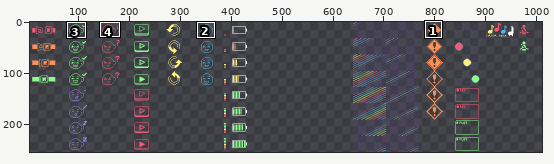
File history of a pixel-art file, level/spaceship/materials/dashboard.aseprite. Above, an overview of the earlier version with the close-up marked.
Close-up. Earlier state:
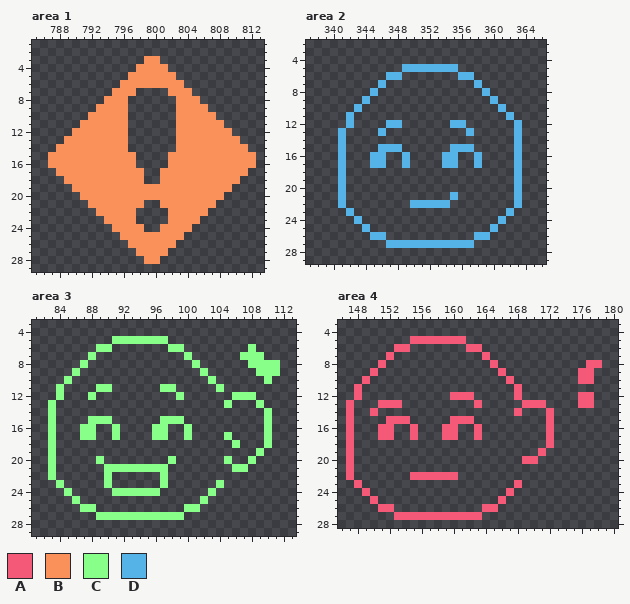
1024x256 pixels, 1 frame. Shown: area 1: x 785..813, y 1..29; area 2: x 337..366, y 2..29; area 3: x 81..113, y 3..29; area 4: x 146..180, y 3..28. The wide view leaves out empty margins. The commit also changed other parts of the picture, which this record leaves out.
Palette (. is transparent): A #f45978  B #fa915a  C #87ff88  D #55b3e7
Pixels before, area 1, first column x 787:
 3 ............BB............
 4 ...........BBBB...........
 5 ..........BBBBBB..........
 6 .........BBBBBBBB.........
 7 ........BBB....BBB........
 8 .......BBB......BBB.......
 9 ......BBBB......BBBB......
10 .....BBBBB......BBBBB.....
11 ....BBBBBB......BBBBBB....
12 ...BBBBBBB......BBBBBBB...
13 ..BBBBBBBB......BBBBBBBB..
14 .BBBBBBBBB......BBBBBBBBB.
15 BBBBBBBBBBB....BBBBBBBBBBB
16 BBBBBBBBBBB....BBBBBBBBBBB
17 .BBBBBBBBBBB..BBBBBBBBBBB.
18 ..BBBBBBBBBB..BBBBBBBBBB..
19 ...BBBBBBBBBBBBBBBBBBBB...
20 ....BBBBBBBBBBBBBBBBBB....
21 .....BBBBBBB..BBBBBBB.....
22 ......BBBBB....BBBBB......
23 .......BBBB....BBBB.......
24 ........BBBB..BBBB........
25 .........BBBBBBBB.........
26 ..........BBBBBB..........
27 ...........BBBB...........
28 ............BB............
Pixels before, area 2, first column x 341:
 5 ........DDDDDDD........
 6 ......DD.......DD......
 7 .....D...........D.....
 8 ....D.............D....
 9 ...D...............D...
10 ..D.................D..
11 .D...................D.
12 .D....DD......DD......D
13 D....D..........D.....D
14 D.....................D
15 D....DDD......DDD.....D
16 D...DD..D....DD..D....D
17 D...DD..D....DD..D....D
18 D.....................D
19 D.....................D
20 D.....................D
21 D.............D.......D
22 D........DDDDD........D
23 .D...................D.
24 ..D.................D..
25 ...D...............D...
26 ....DD...........DD....
27 ......DDDDDDDDDDD......
Pixels before, area 3, first column x 83:
 5 ........CCCCCCC..............
 6 ......CC.......CC........C...
 7 .....C...........C......CCC..
 8 ....C.............C......CCCC
 9 ...C...............C......CCC
10 ..C.................C......C.
11 .C....CC......CC.....C.......
12 .C...C..........C......CCC...
13 C.....................C...C..
14 C..........................C.
15 C....CCC......CCC..........C.
16 C...CC..C....CC..C.........C.
17 C...CC..C....CC..C....C....C.
18 C......................C...C.
19 C.........................C..
20 C.....C........C......C..C...
21 C......CCCCCCCC........CC....
22 C......C......C..............
23 .C.....C......C......C.......
24 ..C.....CCCCCC......C........
25 ...C...............C.........
26 ....CC...........CC..........
27 ......CCCCCCCCCCC............
Pixels before, area 4, first column x 147:
 5 ........AAAAAAA.................
 6 ......AA.......AA...............
 7 .....A...........A..............
 8 ....A.............A...........AA
 9 ...A...............A.........AA.
10 ..A.................A........AA.
11 .A...................A..........
12 .A...........AAA.....A.......AA.
13 A...AAA.........A.....AAA....AA.
14 A..A.................A...A......
15 A....AAA.....AAA.........A......
16 A...AA..A...AA..A........A......
17 A...AA..A...AA..A........A......
18 A........................A......
19 A.......................A.......
20 A.....................AA........
21 A...............................
22 A.......AAAAAA..................
23 .A...................A..........
24 ..A.................A...........
25 ...A...............A............
26 ....AA...........AA.............
27 ......AAAAAAAAAAA...............
After the commit:
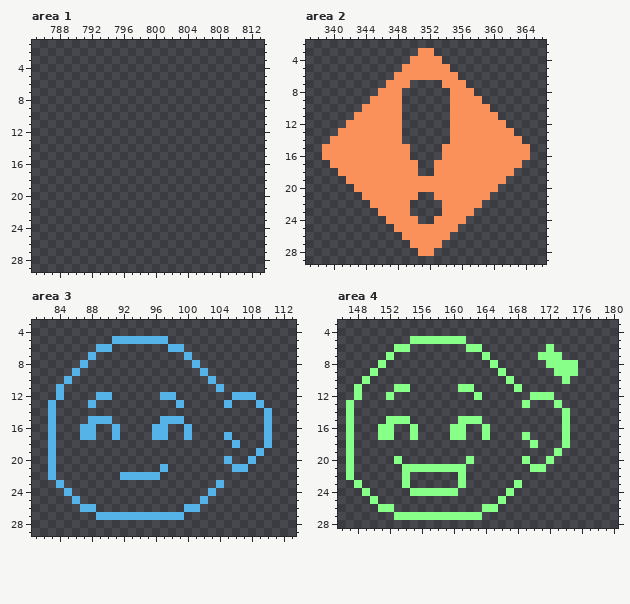
Changes in this commit:
Changed rows in their new state; - is an unchanged pixel.
Area 1:
first column x 787:
 3 ------------..------------
 4 -----------....-----------
 5 ----------......----------
 6 ---------........---------
 7 --------...----...--------
 8 -------...------...-------
 9 ------....------....------
10 -----.....------.....-----
11 ----......------......----
12 ---.......------.......---
13 --........------........--
14 -.........------.........-
15 ...........----...........
16 ...........----...........
17 -...........--...........-
18 --..........--..........--
19 ---....................---
20 ----..................----
21 -----.......--.......-----
22 ------.....----.....------
23 -------....----....-------
24 --------....--....--------
25 ---------........---------
26 ----------......----------
27 -----------....-----------
28 ------------..------------
Area 2:
first column x 339:
 3 ------------BB------------
 4 -----------BBBB-----------
 5 ----------BBBBBB.---------
 6 --------.BBBBBBBB..-------
 7 -------.BBB----BBB-.------
 8 ------.BBB------BBB-.-----
 9 -----.BBBB------BBBB-.----
10 ----.BBBBB------BBBBB-.---
11 ---.BBBBBB------BBBBBB-.--
12 ---BBBBBBB------BBBBBBB-.-
13 --BBBBBBBB------BBBBBBBB.-
14 -BBBBBBBBB------BBBBBBBBB-
15 BBBBBBBBBBB----BBBBBBBBBBB
16 BBBBBBBBBBB----BBBBBBBBBBB
17 -BBBBBBBBBBB--BBBBBBBBBBB-
18 --BBBBBBBBBB--BBBBBBBBBB.-
19 --.BBBBBBBBBBBBBBBBBBBB-.-
20 --.-BBBBBBBBBBBBBBBBBB--.-
21 --.--BBBBBBB--BBBBBBB---.-
22 --.---BBBBB....BBBBB----.-
23 ---.---BBBB----BBBB----.--
24 ----.---BBBB--BBBB----.---
25 -----.---BBBBBBBB----.----
26 ------..--BBBBBB---..-----
27 --------...BBBB....-------
28 ------------BB------------
Area 3:
first column x 83:
 5 --------DDDDDDD--------------
 6 ------DD-------DD--------.---
 7 -----D-----------D------...--
 8 ----D-------------D------....
 9 ---D---------------D------...
10 --D-----------------D------.-
11 -D----..------..-----D-------
12 -D---.DD------DD.------DDD---
13 D----D----------D-----D---D--
14 D--------------------------D-
15 D----DDD------DDD----------D-
16 D---DD--D----DD--D---------D-
17 D---DD--D----DD--D----D----D-
18 D----------------------D---D-
19 D-------------------------D--
20 D-----.--------.------D--D---
21 D------.......D--------DD----
22 D------.-DDDDD.--------------
23 -D-----.------.------D-------
24 --D-----......------D--------
25 ---D---------------D---------
26 ----DD-----------DD----------
27 ------DDDDDDDDDDD------------
Area 4:
first column x 147:
 5 --------CCCCCCC-----------------
 6 ------CC-------CC--------C------
 7 -----C-----------C------CCC-----
 8 ----C-------------C------CCCC-..
 9 ---C---------------C------CCC..-
10 --C-----------------C------C-..-
11 -C----CC------CC-----C----------
12 -C---C-------...C----.-CCC---..-
13 C---...---------.-----C..-C--..-
14 C--.-----------------.---.-C----
15 C----CCC-----.CCC--------.-C----
16 C---CC--C---.CC-.C-------.-C----
17 C---CC--C---.CC-.C----C--.-C----
18 C----------------------C-.-C----
19 C-----------------------.-C-----
20 C-----C--------C------C.-C------
21 C------CCCCCCCC--------CC-------
22 C------C......C-----------------
23 -C-----C------C------C----------
24 --C-----CCCCCC------C-----------
25 ---C---------------C------------
26 ----CC-----------CC-------------
27 ------CCCCCCCCCCC---------------
Pixel boxes of the changes (left, top, right, bottom) in both close-ups:
erased: (48, 56, 256, 264)
changed: (322, 48, 530, 256)
changed: (48, 336, 280, 520)
changed: (346, 336, 602, 520)
